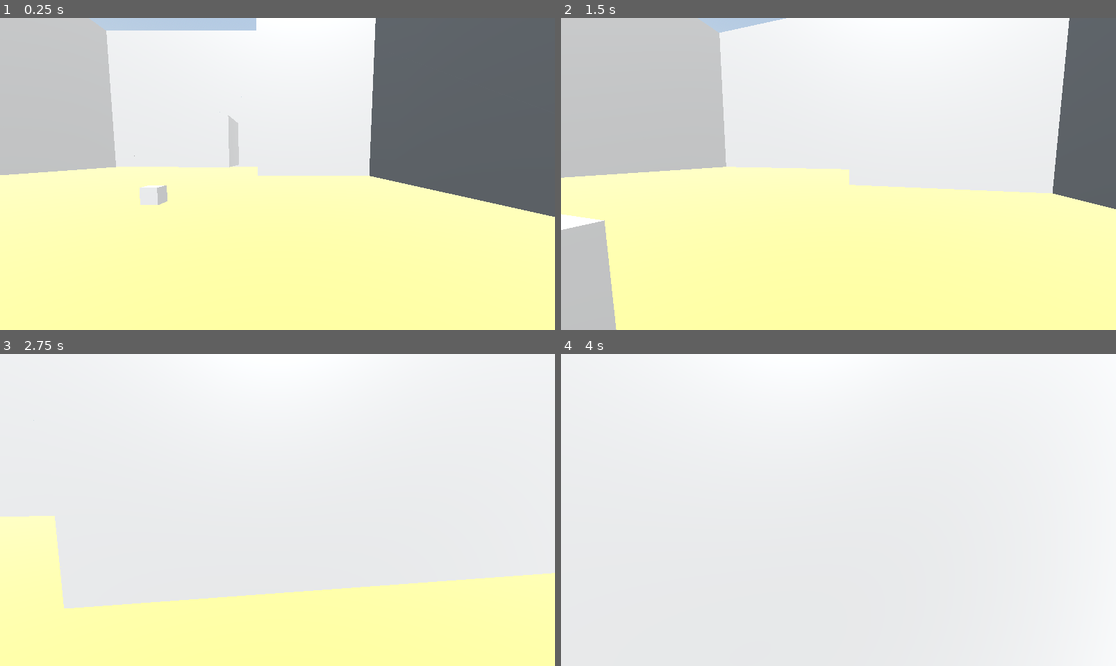
Above: before the commit, frames 1-4 (two rows, left to right).
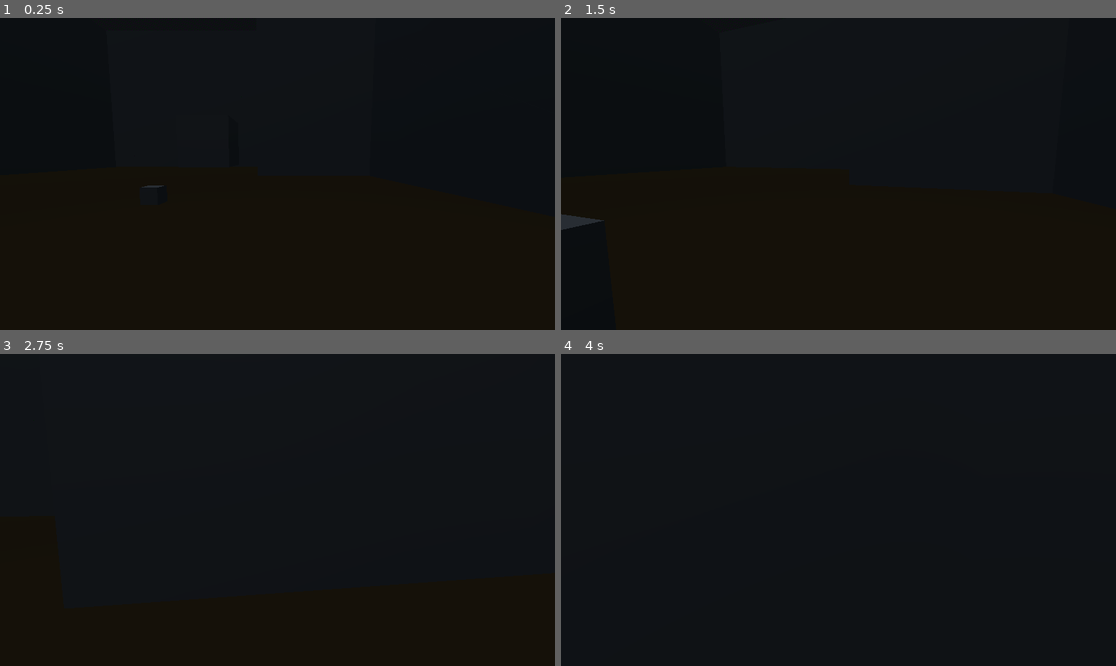
Above: after the commit, the same moments.

Repository: MonkeeyWEB/Godot-Project
Game: Godot game, scene res://node_3d.tscn
Two runs of this game, one before a commit and one after it. Both use one fixed random seed, a clock stepped at 60 frames per second and the inputs below. Sound files missing from this copy of the repository are replaced by a short silence.
Inputs (mouse positions are in pixels of both pictures, inside the frame that each line leads up to):
- Up to frame 1 (0.25 s): no input
- Up to frame 2 (1.5 s): tap Enter (ui_accept) at 0.5, 0.77 s; move the mouse to (866, 174) at 0.52 s; press the mouse at (866, 174) at 0.53 s; hold W (avancer) from 0.53 s (still down); move the mouse to (810, 174) at 1.27 s; release the mouse at (810, 174) at 1.28 s; tap S (reculer) at 1.35 s
- Up to frame 3 (2.75 s): keep holding W (avancer); tap Enter (ui_accept) at 1.52 s; move the mouse to (288, 503) at 2.02 s; press the mouse at (288, 503) at 2.03 s
- Up to frame 4 (4 s): keep holding W (avancer); move the mouse to (832, 516) at 2.77 s; release the mouse at (832, 516) at 2.78 s; tap S (reculer) at 2.85 s; tap Enter (ui_accept) at 3.02, 3.77 s; move the mouse to (877, 513) at 3.52 s; press the mouse at (877, 513) at 3.53 s

The runs differ from the first frame. In frame 1, 100% of the frame differs, in the area x 0-100%, y 0-100%; in frame 2, 100%; in frame 3, 100%; in frame 4, 100%.

Commit message:
création de fuyard

Diff:
--- a/node_3d.tscn
+++ b/node_3d.tscn
@@ -26,15 +26,6 @@
 [sub_resource type="SphereMesh" id="SphereMesh_a5a2v"]
 
 [sub_resource type="Skin" id="Skin_sa10h"]
-
-[sub_resource type="PhysicalSkyMaterial" id="PhysicalSkyMaterial_i81nc"]
-
-[sub_resource type="Sky" id="Sky_q5htx"]
-sky_material = SubResource("PhysicalSkyMaterial_i81nc")
-
-[sub_resource type="Environment" id="Environment_8mcjl"]
-background_mode = 2
-sky = SubResource("Sky_q5htx")
 
 [node name="Node3D" type="Node3D"]
 
@@ -157,12 +148,9 @@
 transform = Transform3D(1, 0, 0, 0, 1, 0, 0, 0, 1, -2.03471, 2.20573, -1.10254)
 size = Vector3(0.306152, 1.95593, 3.20508)
 
-[node name="WorldEnvironment" type="WorldEnvironment" parent="."]
-environment = SubResource("Environment_8mcjl")
-
 [node name="DirectionalLight3D" type="DirectionalLight3D" parent="."]
 transform = Transform3D(0.995757, 0.0134382, 0.0910365, -0.092023, 0.145412, 0.985082, 0, -0.98928, 0.146031, 1.24121, 13.2298, -2.51871)
-light_energy = 16.0
+light_energy = 0.005
 light_indirect_energy = 6.585
 light_volumetric_fog_energy = 3.717
 
--- a/player.tscn
+++ b/player.tscn
@@ -1,41 +1,58 @@
-[gd_scene load_steps=5 format=3 uid="uid://bgkc0hu54tuoo"]
+[gd_scene load_steps=8 format=3 uid="uid://bgkc0hu54tuoo"]
 
 [ext_resource type="Script" path="res://character_body_3d.gd" id="1_ux3au"]
 [ext_resource type="AudioStream" uid="uid://dntcgskbnabqg" path="res://Projet sans titre.mp3" id="2_nhk3g"]
 
+[sub_resource type="BoxShape3D" id="BoxShape3D_lpqks"]
+
 [sub_resource type="CapsuleShape3D" id="CapsuleShape3D_8x2on"]
 
-[sub_resource type="BoxShape3D" id="BoxShape3D_lpqks"]
+[sub_resource type="PhysicalSkyMaterial" id="PhysicalSkyMaterial_grmyr"]
+ground_color = Color(0.255659, 0.255659, 0.255659, 1)
 
-[node name="Player" type="Node3D"]
+[sub_resource type="Sky" id="Sky_4p3da"]
+sky_material = SubResource("PhysicalSkyMaterial_grmyr")
 
-[node name="CharacterBody3D" type="CharacterBody3D" parent="."]
-transform = Transform3D(1, 0, 0, 0, 1, 0, 0, 0, 1, 0, 4.58008, 0)
-script = ExtResource("1_ux3au")
+[sub_resource type="Environment" id="Environment_yo57w"]
+background_mode = 2
+background_energy_multiplier = 15.0
+sky = SubResource("Sky_4p3da")
+ambient_light_color = Color(0.0885598, 0.0885601, 0.088559, 1)
+ambient_light_energy = 8.22
+volumetric_fog_albedo = Color(0.000693898, 0.000693898, 0.000693898, 1)
 
-[node name="CollisionShape3D" type="CollisionShape3D" parent="CharacterBody3D"]
-shape = SubResource("CapsuleShape3D_8x2on")
-
-[node name="bruits pas" type="AudioStreamPlayer3D" parent="CharacterBody3D"]
-stream = ExtResource("2_nhk3g")
-volume_db = 50.0
-max_distance = 73.14
-
-[node name="Camera3D" type="Camera3D" parent="CharacterBody3D"]
-transform = Transform3D(1, 0, 0, 0, 0.995878, 0.0907021, 0, -0.0907021, 0.995878, 0, 0.400703, -0.446793)
-
-[node name="hand" type="RayCast3D" parent="CharacterBody3D/Camera3D"]
-transform = Transform3D(0.983562, 0.180571, -7.89299e-09, -6.12027e-16, -4.37114e-08, -1, -0.180571, 0.983562, -4.29929e-08, -0.237371, -0.131398, 0.222469)
-
-[node name="SpotLight3D" type="SpotLight3D" parent="CharacterBody3D"]
-transform = Transform3D(1, 0, 0, 0, 0.0305559, 0.999533, 0, -0.999533, 0.0305559, 0, 16.5129, 0)
-light_color = Color(0.496741, 0.480343, 0.449007, 1)
-light_indirect_energy = 3.717
-spot_range = 25.1993
-spot_angle = 23.9062
+[node name="chercheur" type="Node3D"]
 
 [node name="poulet" type="StaticBody3D" parent="."]
 transform = Transform3D(1, 0, 3.39342e-16, 0, 1, 0, 3.39342e-16, 0, 1, 2.98023e-08, 4.58008, 1.49012e-08)
 
 [node name="CollisionShape3D" type="CollisionShape3D" parent="poulet"]
 shape = SubResource("BoxShape3D_lpqks")
+
+[node name="chercheur" type="Node3D" parent="."]
+
+[node name="CharacterBody3D" type="CharacterBody3D" parent="chercheur"]
+transform = Transform3D(1, 0, 0, 0, 1, 0, 0, 0, 1, 0, 4.58008, 0)
+script = ExtResource("1_ux3au")
+
+[node name="CollisionShape3D" type="CollisionShape3D" parent="chercheur/CharacterBody3D"]
+shape = SubResource("CapsuleShape3D_8x2on")
+
+[node name="bruits pas" type="AudioStreamPlayer3D" parent="chercheur/CharacterBody3D"]
+stream = ExtResource("2_nhk3g")
+volume_db = 50.0
+max_distance = 73.14
+
+[node name="Camera3D" type="Camera3D" parent="chercheur/CharacterBody3D"]
+transform = Transform3D(1, 0, 0, 0, 0.995878, 0.0907021, 0, -0.0907021, 0.995878, 0, 0.400703, -0.446793)
+environment = SubResource("Environment_yo57w")
+
+[node name="hand" type="RayCast3D" parent="chercheur/CharacterBody3D/Camera3D"]
+transform = Transform3D(0.983562, 0.180571, -7.89299e-09, -6.12027e-16, -4.37114e-08, -1, -0.180571, 0.983562, -4.29929e-08, -0.237371, -0.131398, 0.222469)
+
+[node name="SpotLight3D" type="SpotLight3D" parent="chercheur/CharacterBody3D"]
+transform = Transform3D(1, 0, 0, 0, 0.0305559, 0.999533, 0, -0.999533, 0.0305559, 0, 16.5129, 0)
+light_color = Color(0.496741, 0.480343, 0.449007, 1)
+light_indirect_energy = 3.717
+spot_range = 25.1993
+spot_angle = 23.9062
Not shown: 1 places in node_3d.tscn that only renumber resources
